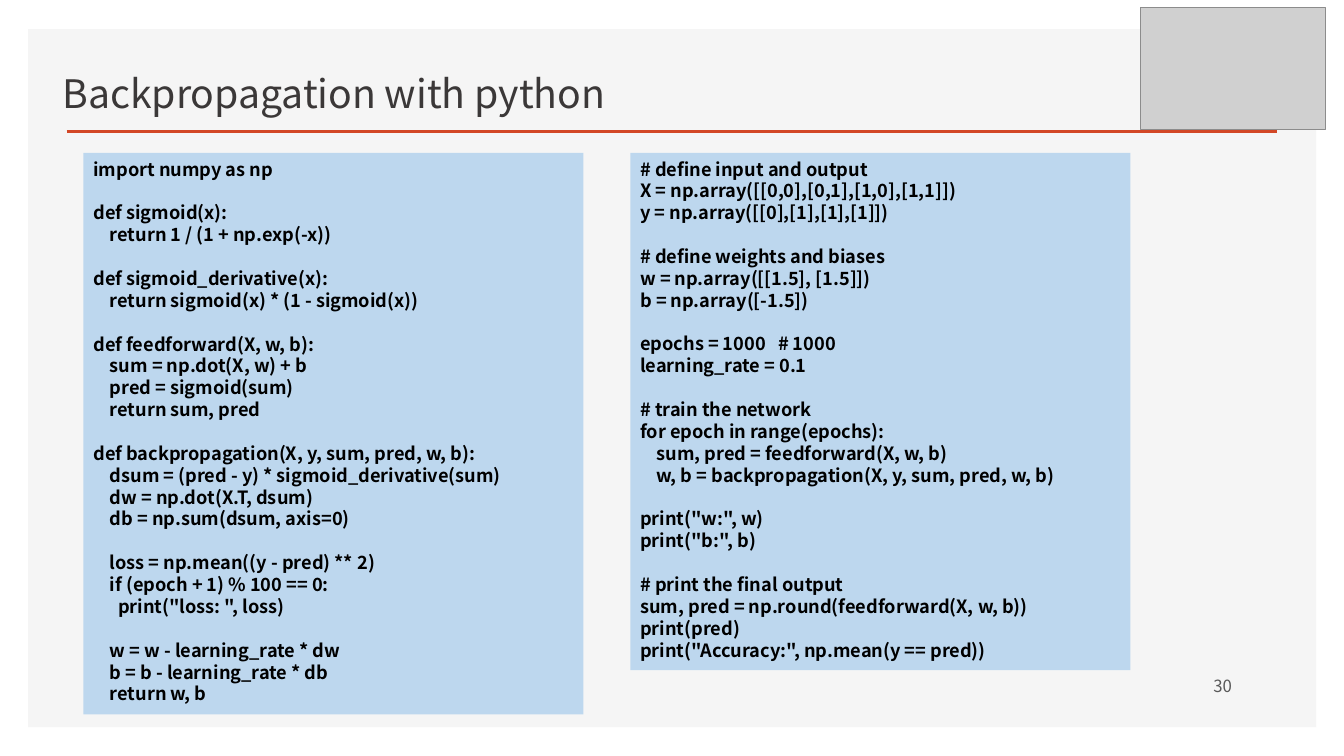
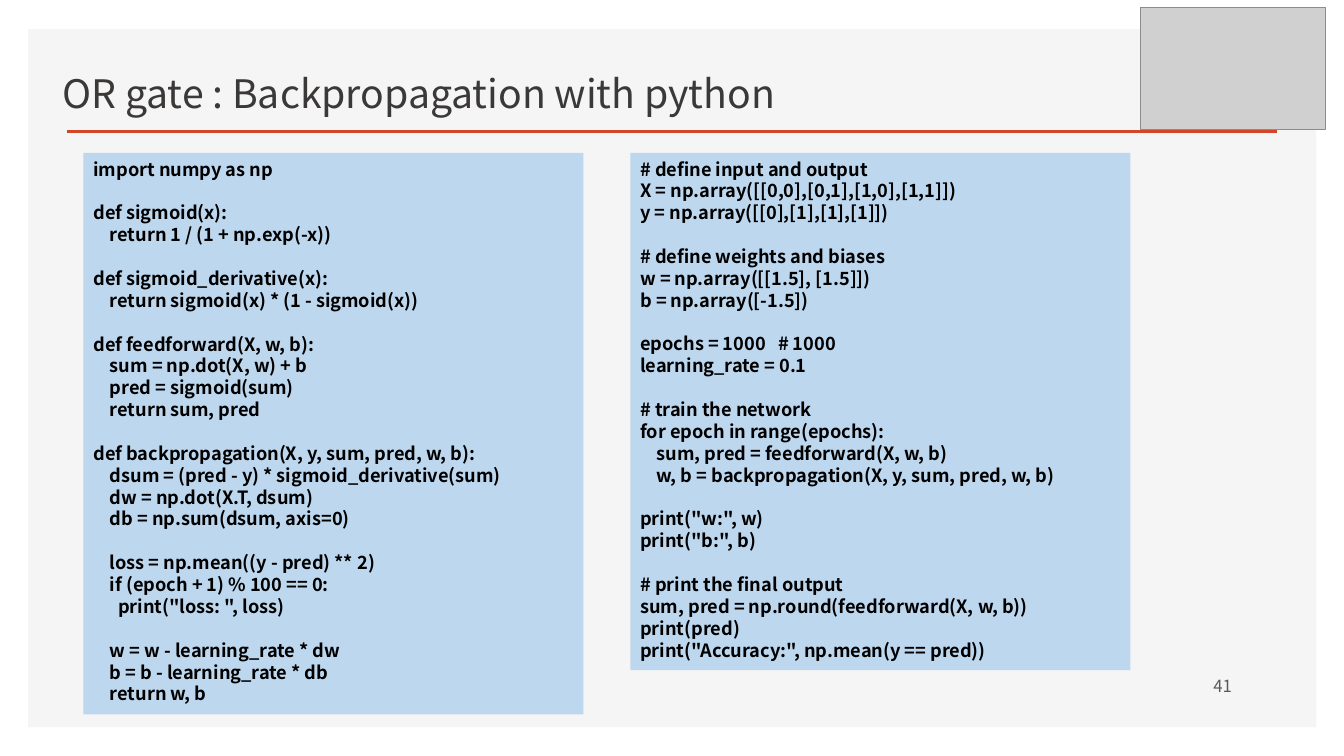
Before and after one commit to ancestor9/mathematics-for-machine-learning, a slide deck: slide 41 of Linear_Algebra/w4_Perceptron_Regression.pptx (slide 30 before the commit). Drawn at 1344x756 pixels with LibreOffice and Linux fonts; fonts in the diff are those of the drawing; grey boxes stand for pictures; background and template pictures are left out. Boxes give left, top, right and bottom in pixels: in the first picture for what was removed or moved away, otherwise in the second. Text is boxed around its words. In the diff, an @@ line names an element or a change of style, - is before the commit and + after.

```diff
--- a/Linear_Algebra/w4_Perceptron_Regression.pptx
+++ b/Linear_Algebra/w4_Perceptron_Regression.pptx
@@ text at (62, 76, 775, 118): text changed @@
-Backpropagation with python
+OR gate : Backpropagation with python
@@ page number at (1213, 679, 1232, 692): text changed @@
-30
+41
```
Also in this commit, not shown: 14 other slides changed, 7 slides added, 21 slides removed.
